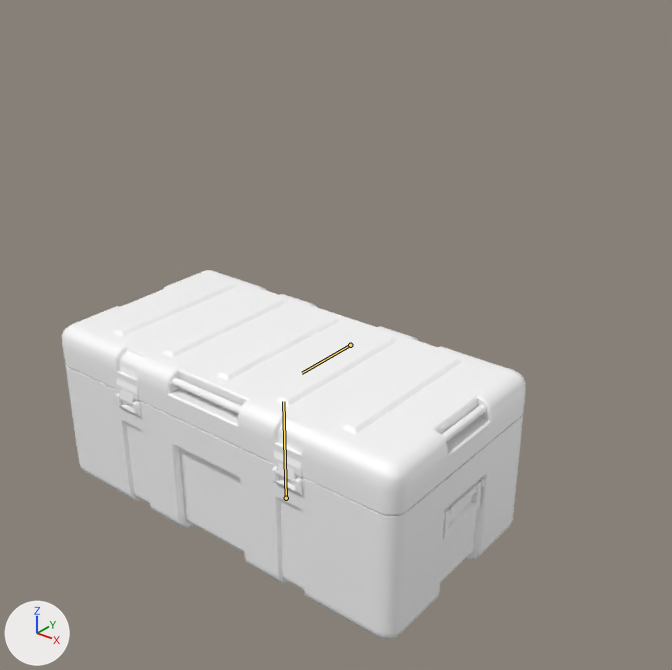
An edit to the Blender file Assets/Arts/Model/Crade/Chest Box/Chestbox/ChestBox.blend, drawn before and after from the same camera.
Before and after are seen from a camera (50 mm lens) standing at (2.25, -2.47, 2.4) and looking at (0.22, 0.07, 0.83). Lighting does not change. The marker at lower left points along +X, +Y and +Z. The bones that bend it are drawn over the model as lines.

The first picture shows 'Lid'.
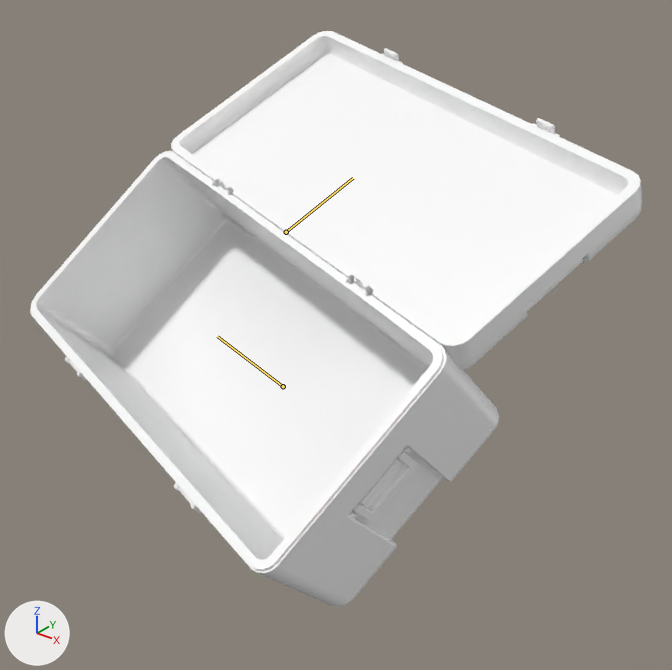
The newer file adds an action. The first version stands in its rest pose; the second is drawn at frame 16 of the action 'Crade Popup Animation'.

Location of each change, (x1, y1, x2, y2) in pixels of the pictures (672 x 670 px):
'Lid', posed (32% wider, 56% taller): before (62, 270, 526, 639); after (30, 31, 642, 607)
bone 'root', root to tip: before (286, 498) to (283, 401); after (283, 386) to (217, 336)
bone 'lid', root to tip: before (350, 345) to (302, 373); after (286, 232) to (353, 178)

The edits, one by one:
Bone 'root' (bone_root) moves from (0.0, 0.0, 0.0) to (0.0, 0.551, 0.0).
Bone 'root' (bone_root) turns from (0, 0, 0) to (2, -16, -44) degrees about its own x, y and z.
Bone 'lid' (bone_lid) turns from (0, 0, 0) to (-165, 0, 0) degrees about its own x, y and z.
